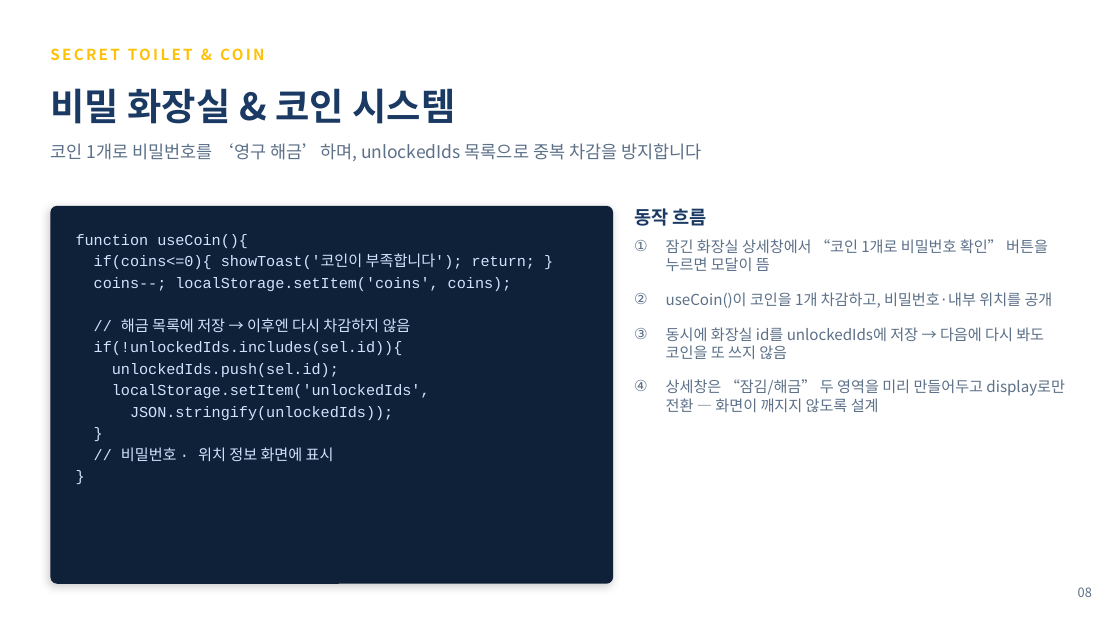
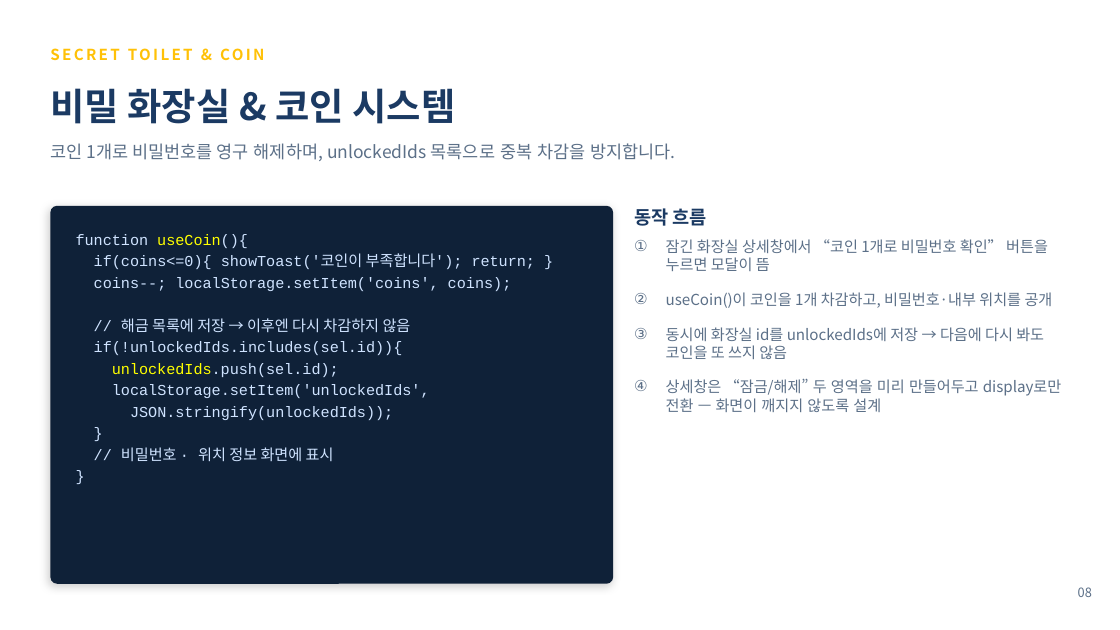
Before and after one commit to yejin2003/my-toilet-app, a slide deck: slide 8 of 어딨어_내_화장실_발표자료_최종.pptx. Drawn at 1120x630 pixels with LibreOffice and Linux fonts; fonts in the diff are those of the drawing. Boxes give left, top, right and bottom in pixels: in the first picture for what was removed or moved away, otherwise in the second. Text is boxed around its words. In the diff, an @@ line names an element or a change of style, - is before the commit and + after.

```diff
--- a/어딨어_내_화장실_발표자료_최종.pptx
+++ b/어딨어_내_화장실_발표자료_최종.pptx
@@ text at box(50, 143, 675, 161): text changed @@
-코인 1개로 비밀번호를 ‘영구 해금’하며, unlockedIds 목록으로 중복 차감을 방지합니다
+코인 1개로 비밀번호를 영구 해제하며, unlockedIds 목록으로 중복 차감을 방지합니다.
@@ text at box(76, 234, 339, 377): text colour #CFE3FF to #FFFF00 in "useCoin(){", "unlockedIds.push(sel.id);" @@
@@ text at box(666, 379, 1062, 412): text changed @@
-④ 상세창은 “잠김/해금” 두 영역을 미리 만들어두고 display로만 전환 — 화면이 깨지지 않도록 설계
+④ 상세창은 “잠금/해제” 두 영역을 미리 만들어두고 display로만 전환 — 화면이 깨지지 않도록 설계
```
Also in this commit, not shown: 6 other slides changed.
